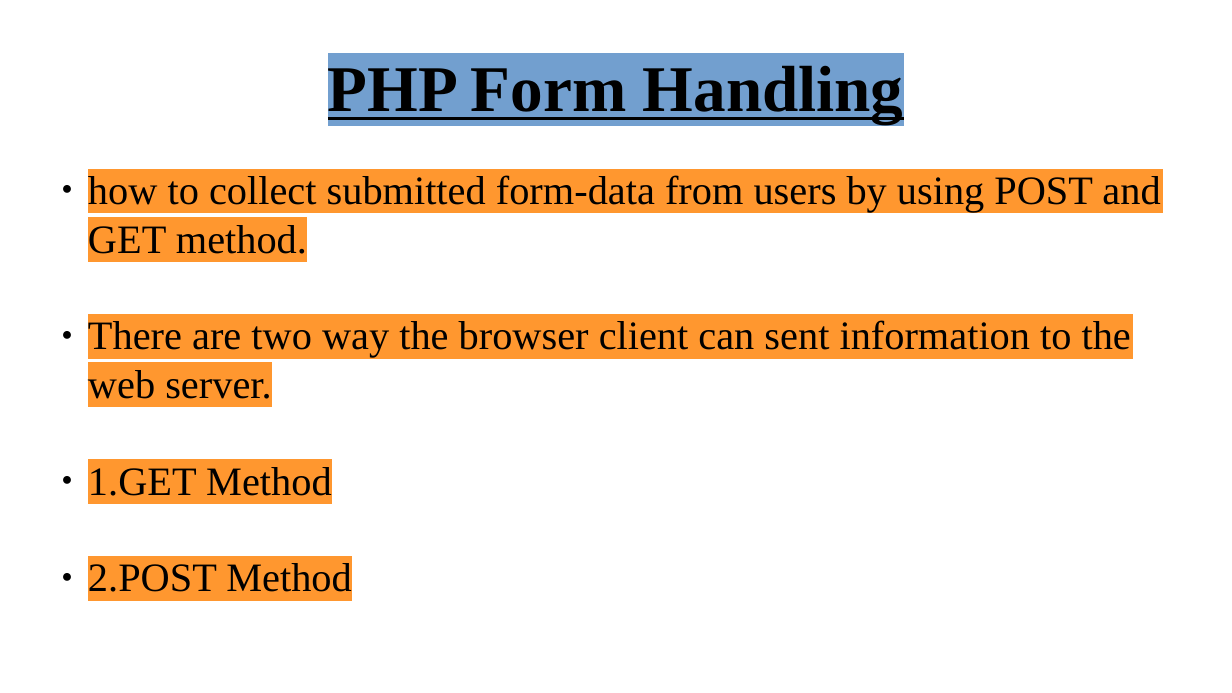
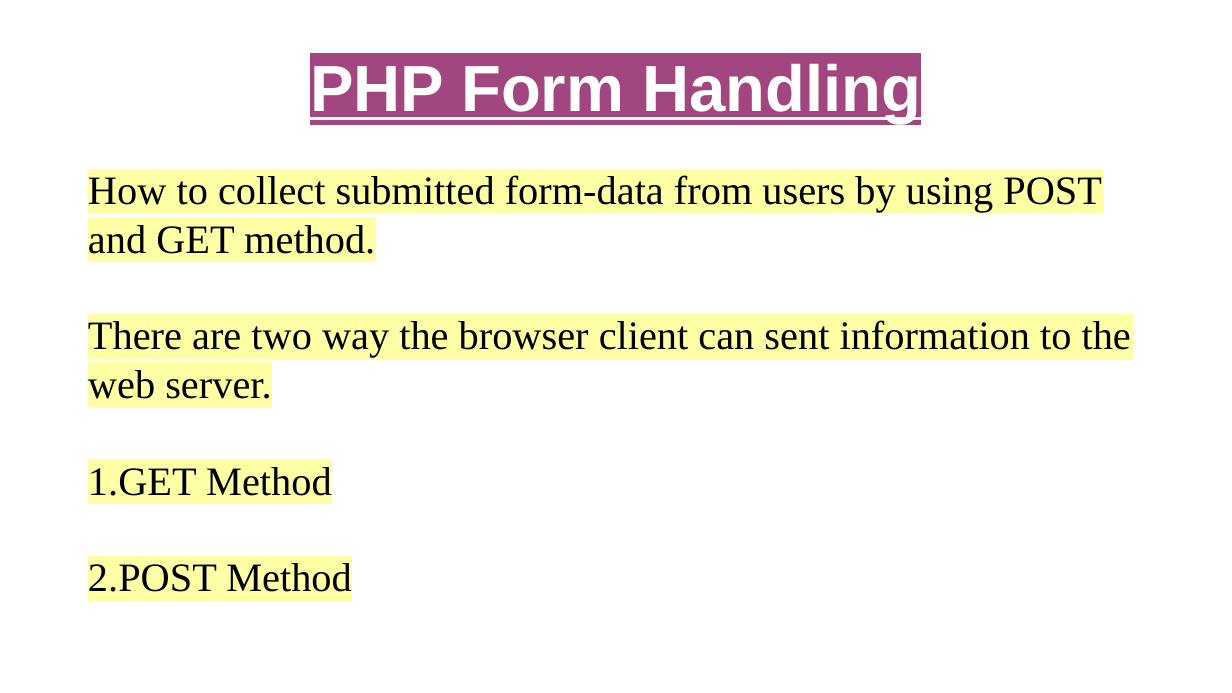
Before and after one commit to vaishalibhayani/PHP, a slide deck: slide 1 of GET-POST Methods.odp. Drawn at 1232x693 pixels with LibreOffice and Linux fonts; fonts in the diff are those of the drawing; background and template pictures are left out. Boxes give left, top, right and bottom in pixels: in the first picture for what was removed or moved away, otherwise in the second. Text is boxed around its words. In the diff, an @@ line names an element or a change of style, - is before the commit and + after.

```diff
--- a/GET-POST Methods.odp
+++ b/GET-POST Methods.odp
@@ title "PHP Form Handling" at box(310, 63, 921, 124): font Times New Roman to Arial, text colour #000000 to #FFFFFF, highlight #729FCF to #A1467E @@
@@ subtitle at box(88, 175, 1102, 254): text changed @@
-● how to collect submitted form-data from users by using POST and GET method.
+● How to collect submitted form-data from users by using POST and GET method.
@@ subtitle at box(88, 320, 1131, 592): highlight #FF972F to #FFFFA6 in "There are two way the browser client ...", "1.GET Method", "2.POST Method"; bullet colour #000000 to #FFFFFF @@
```
Also in this commit, not shown: 4 other slides changed, 4 slides added, 2 slides removed.
